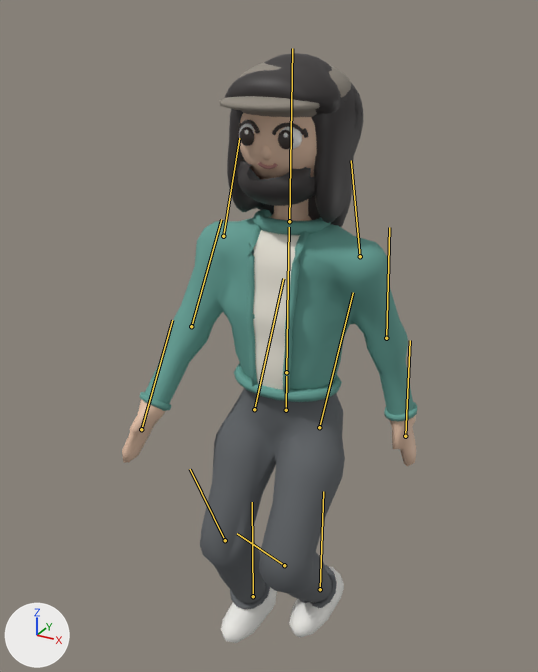
What one commit did to the glTF model public/models/town/town-people.glb.
Before and after are seen from a 50 mm camera at (0.937, -1.816, 2.024) aimed at (-0.055, -0.013, 1.122). The lights are fixed; the arrows at lower left show +X, +Y and +Z. The first picture is the older version. Both versions are drawn at frame 8 of the action 'Walk'; the numbers are the values there. The bones that bend it are drawn over the model as lines.

Objects in the first picture: 'Body', 'Fem_HairLong', 'Fem_Lashes', 'Fem_Ponytail', 'Hair', 'Masc_Beard', 'Masc_Cap'.
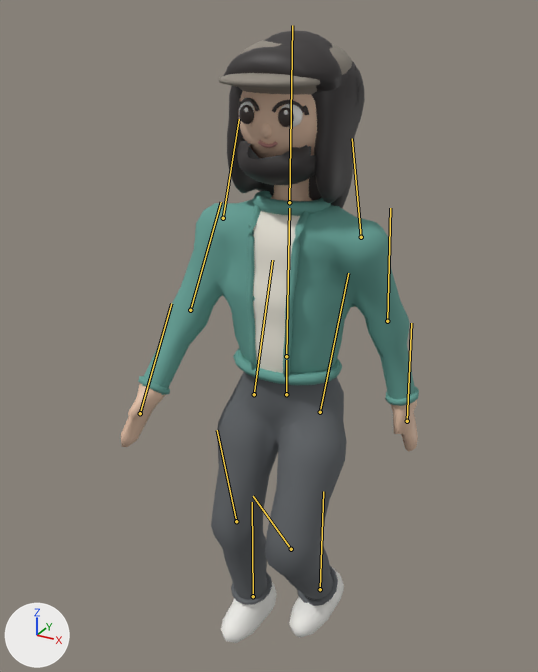
Commit message: fix(town): walk bob in phase with the gait (build 43)

Where the change shows, as pixel boxes (x1, y1, x2, y2) in the pictures (538 x 672 px):
'Body', posed
    before: (122, 113, 417, 643)
    after: (121, 91, 419, 643)
'Fem_HairLong', posed
    before: (225, 84, 364, 227)
    after: (224, 61, 365, 208)
'Hair', posed
    before: (227, 53, 362, 129)
    after: (227, 30, 363, 106)
'Masc_Cap', posed
    before: (219, 62, 351, 117)
    after: (219, 40, 352, 95)
'Masc_Beard', posed
    before: (237, 161, 315, 206)
    after: (237, 141, 316, 185)
'Fem_Ponytail', posed (mostly hidden)
    before: (311, 85, 362, 128)
    after: (311, 63, 363, 107)
bone 'Hips', root to tip
    before: (286, 410) to (286, 376)
    after: (286, 394) to (286, 360)
bone 'Thigh1', root to tip
    before: (319, 427) to (353, 292)
    after: (320, 412) to (348, 273)
bone 'Knee1', root to tip
    before: (284, 565) to (237, 533)
    after: (291, 549) to (253, 496)
bone 'Thigh-1', root to tip
    before: (254, 409) to (283, 278)
    after: (254, 394) to (272, 260)
bone 'Knee-1', root to tip
    before: (225, 540) to (190, 469)
    after: (236, 521) to (217, 430)

The edits, one by one:
Bone 'Hips' (bone_hips) moves from (0.0, -0.084, 0.0) to (0.0, -0.03, 0.0).
Bone 'Thigh1' (bone_thigh1) turns from (-31, 0, 0) to (-25, 0, 0) degrees about its own x, y and z.
Bone 'Knee1' (bone_knee1) turns from (72, 0, 0) to (59, 0, 0) degrees about its own x, y and z.
Bone 'Ankle1' (bone_ankle1) turns from (-41, 0, 0) to (-34, 0, 0) degrees about its own x, y and z.
Bone 'Thigh-1' (bone_thigh_1) turns from (-27, 0, 0) to (-16, 0, 0) degrees about its own x, y and z.
Bone 'Knee-1' (bone_knee_1) turns from (52, 0, 0) to (30, 0, 0) degrees about its own x, y and z.
Bone 'Ankle-1' (bone_ankle_1) turns from (-25, 0, 0) to (-14, 0, 0) degrees about its own x, y and z.
